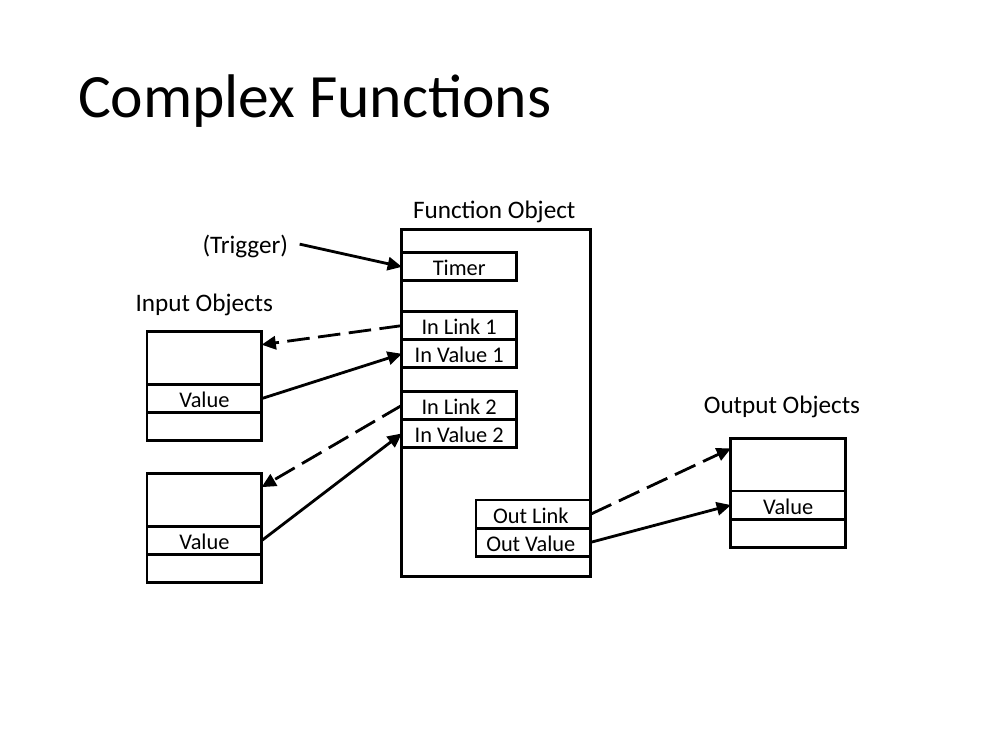
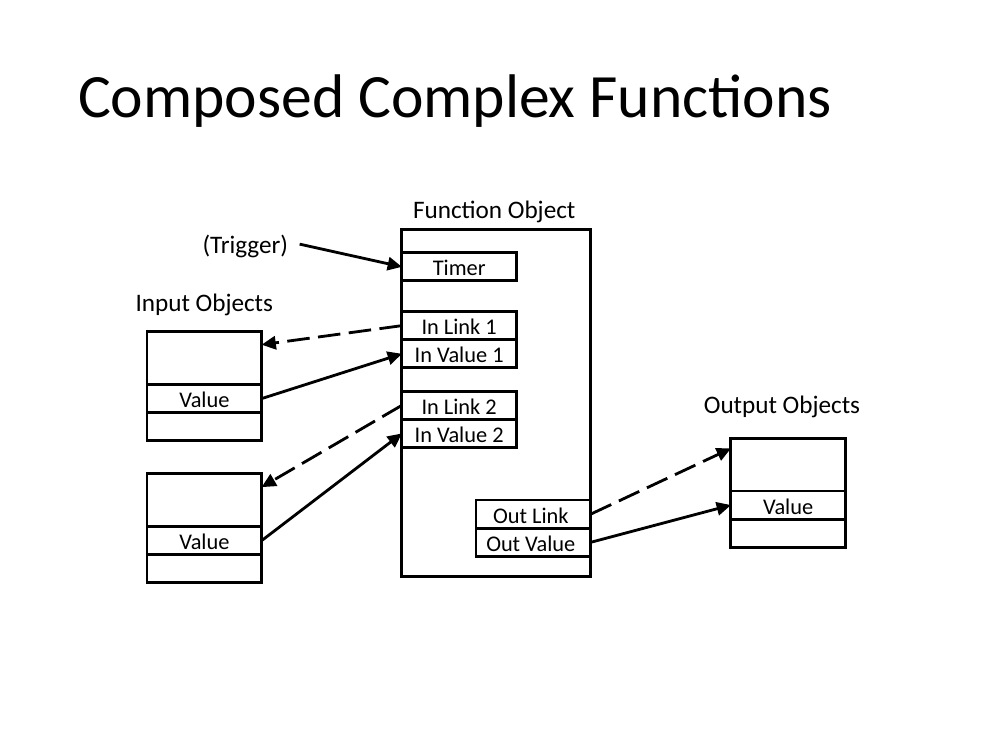
Before and after one commit to mjkoster/ObjectFlow, a slide deck: slide 7 of Documents/ObjectFlow.pptx. Drawn at 1008x756 pixels with LibreOffice and Linux fonts; fonts in the diff are those of the drawing. Boxes give left, top, right and bottom in pixels: in the first picture for what was removed or moved away, otherwise in the second. Text is boxed around its words. In the diff, an @@ line names an element or a change of style, - is before the commit and + after.

```diff
--- a/Documents/ObjectFlow.pptx
+++ b/Documents/ObjectFlow.pptx
@@ title at [78, 74, 831, 127]: text changed @@
-Complex Functions
+Composed Complex Functions
```
Also in this commit, not shown: 3 other slides changed, 1 other file.
